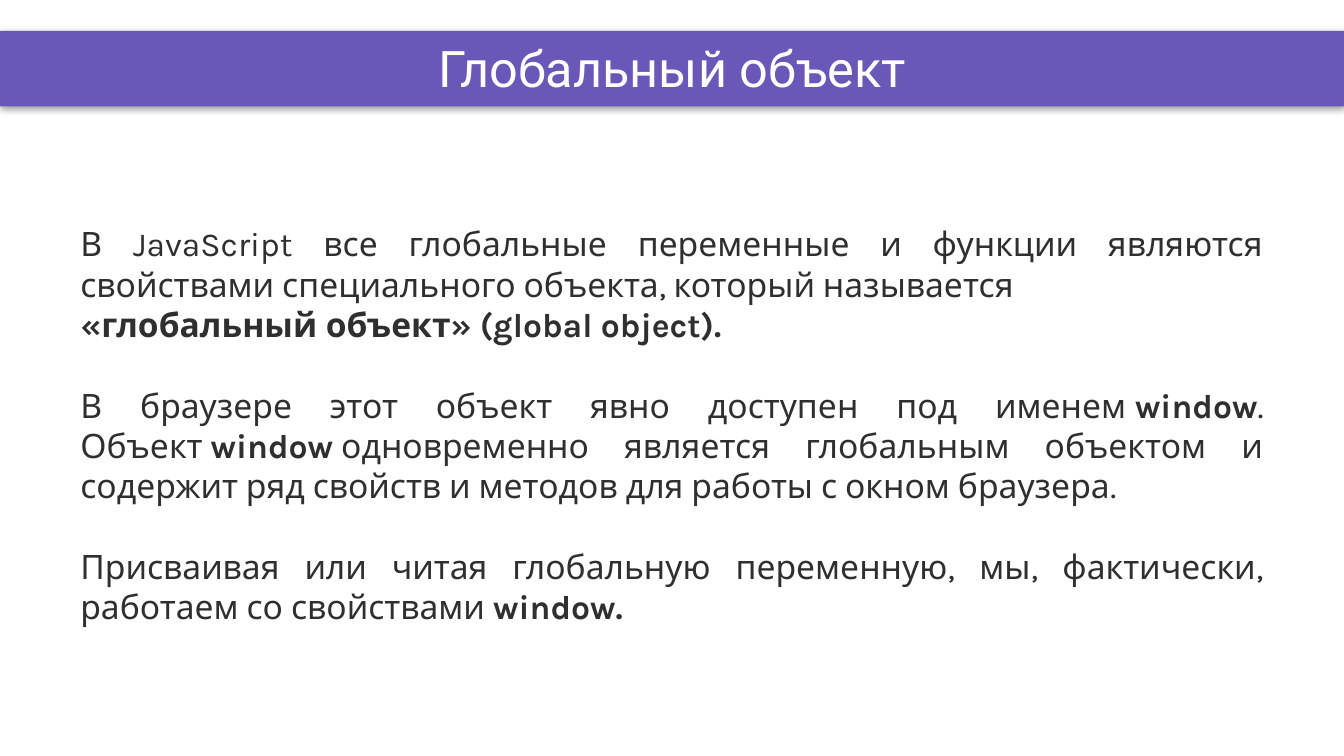
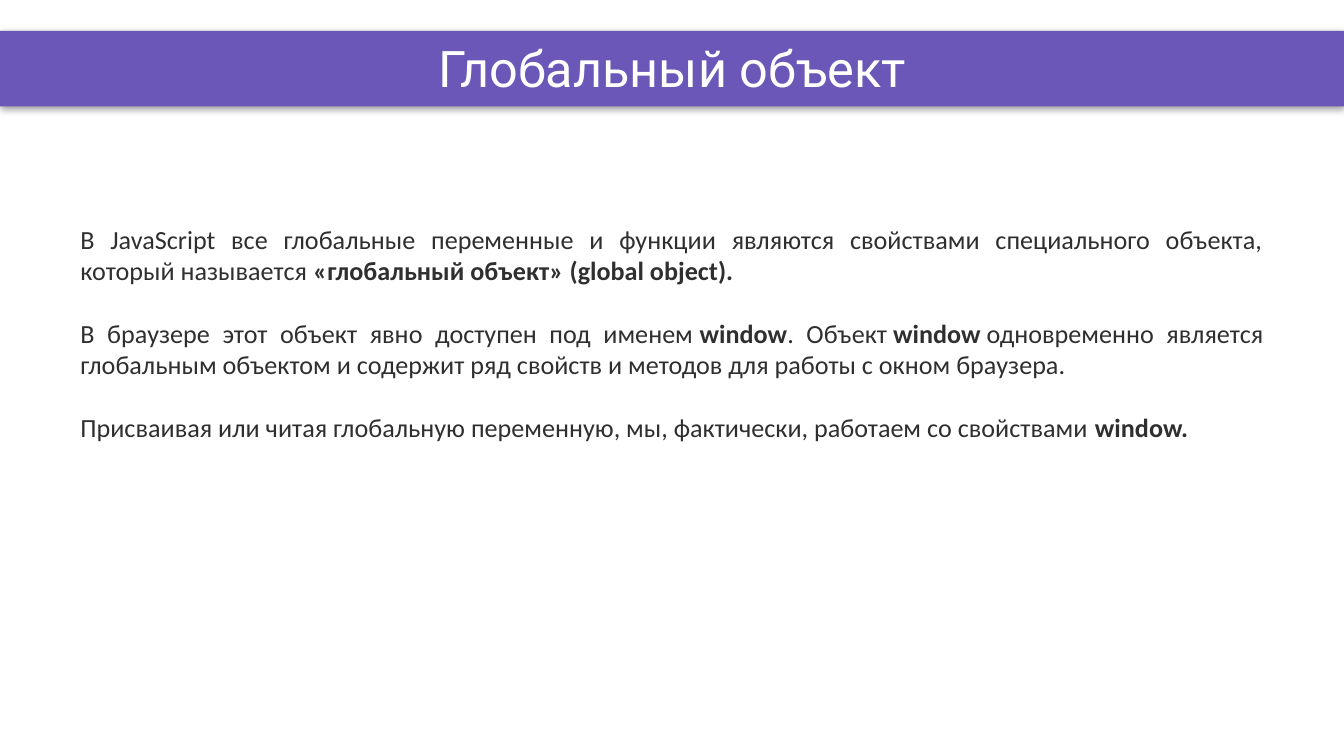
Before and after one commit to DinamickaDevelopment/Ignite-1, a slide deck: slide 2 of lesson_2/Presentation/Closures+Scope.pptx. Drawn at 1344x756 pixels with LibreOffice and Linux fonts; fonts in the diff are those of the drawing; background and template pictures are left out. Boxes give left, top, right and bottom in pixels: in the first picture for what was removed or moved away, otherwise in the second. Text is boxed around its words. In the diff, an @@ line names an element or a change of style, - is before the commit and + after.

```diff
--- a/lesson_2/Presentation/Closures+Scope.pptx
+++ b/lesson_2/Presentation/Closures+Scope.pptx
@@ text at (80, 231, 1262, 285): text changed; size 18 to 14 pt; font Karla to Calibri @@
-В JavaScript все глобальные переменные и функции являются свойствами специального объекта, который называется
-«глобальный объект» (global object).
+В JavaScript все глобальные переменные и функции являются свойствами специального объекта, который называется «глобальный объект» (global object).
@@ text at (80, 324, 1263, 442): size 18 to 14 pt, font Karla to Calibri in "В браузере этот объект явно доступен под ...", "Присваивая или читая глобальную переменную, мы, фактически, ..." @@
```
Also in this commit, not shown: 4 other slides changed, 19 other files.
